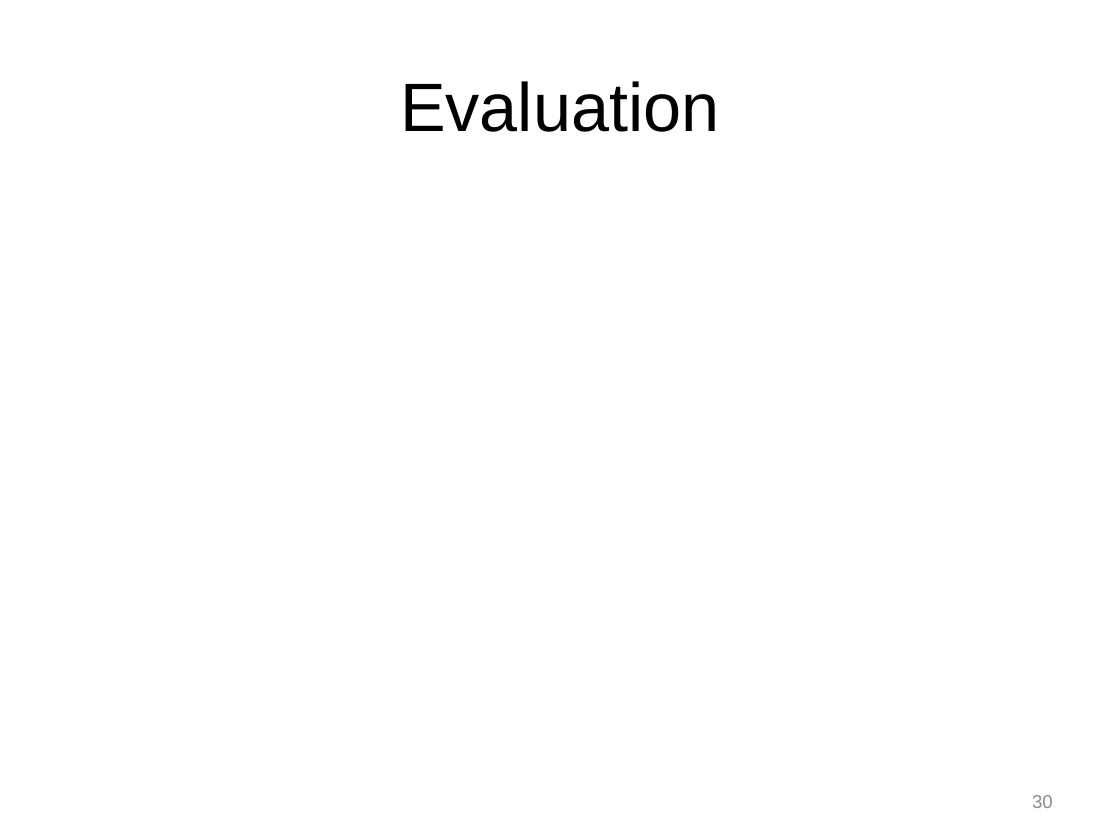
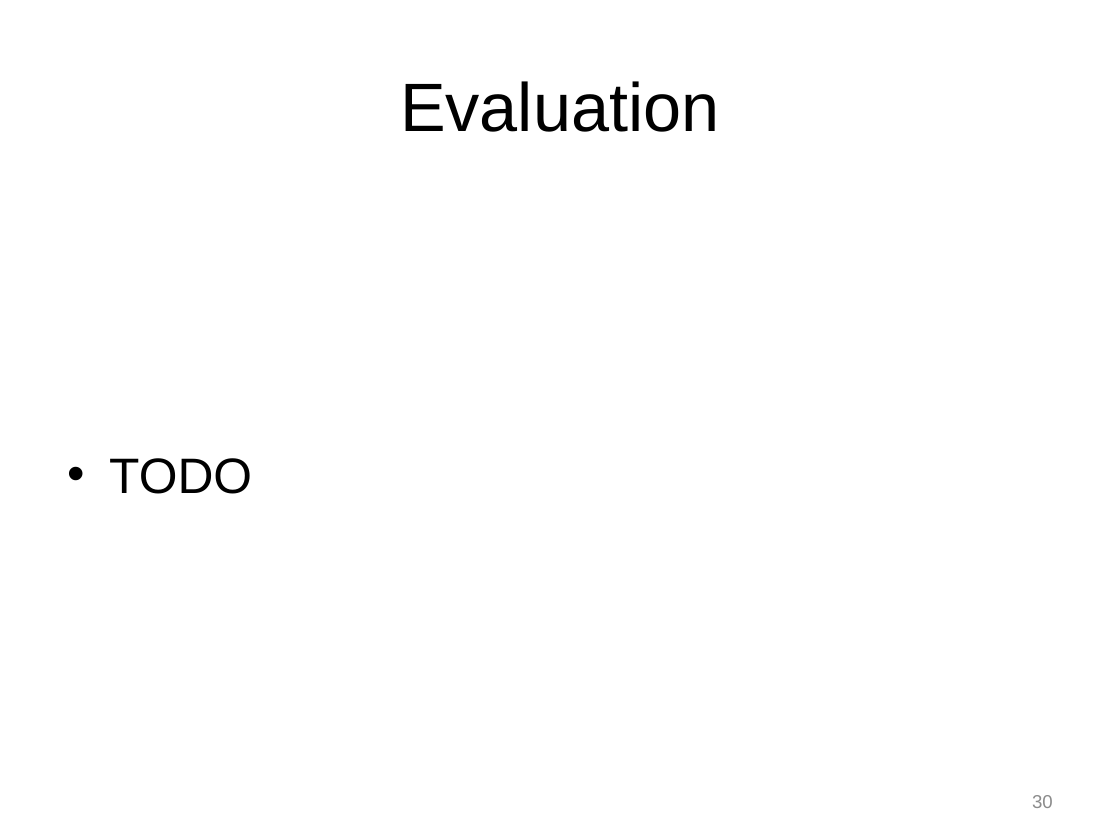
Before and after one commit to Jule/aw1, a slide deck: slide 30 of Praese/Presentation1.pptx. Drawn at 1120x840 pixels with LibreOffice and Linux fonts; fonts in the diff are those of the drawing; background and template pictures are left out. Boxes give left, top, right and bottom in pixels: in the first picture for what was removed or moved away, otherwise in the second. Text is boxed around its words. In the diff, an @@ line names an element or a change of style, - is before the commit and + after.

```diff
--- a/Praese/Presentation1.pptx
+++ b/Praese/Presentation1.pptx
@@ text added at box(109, 458, 252, 494), 32 pt, text #000000 @@
+• TODO
```
Also in this commit, not shown: 3 other slides changed.
